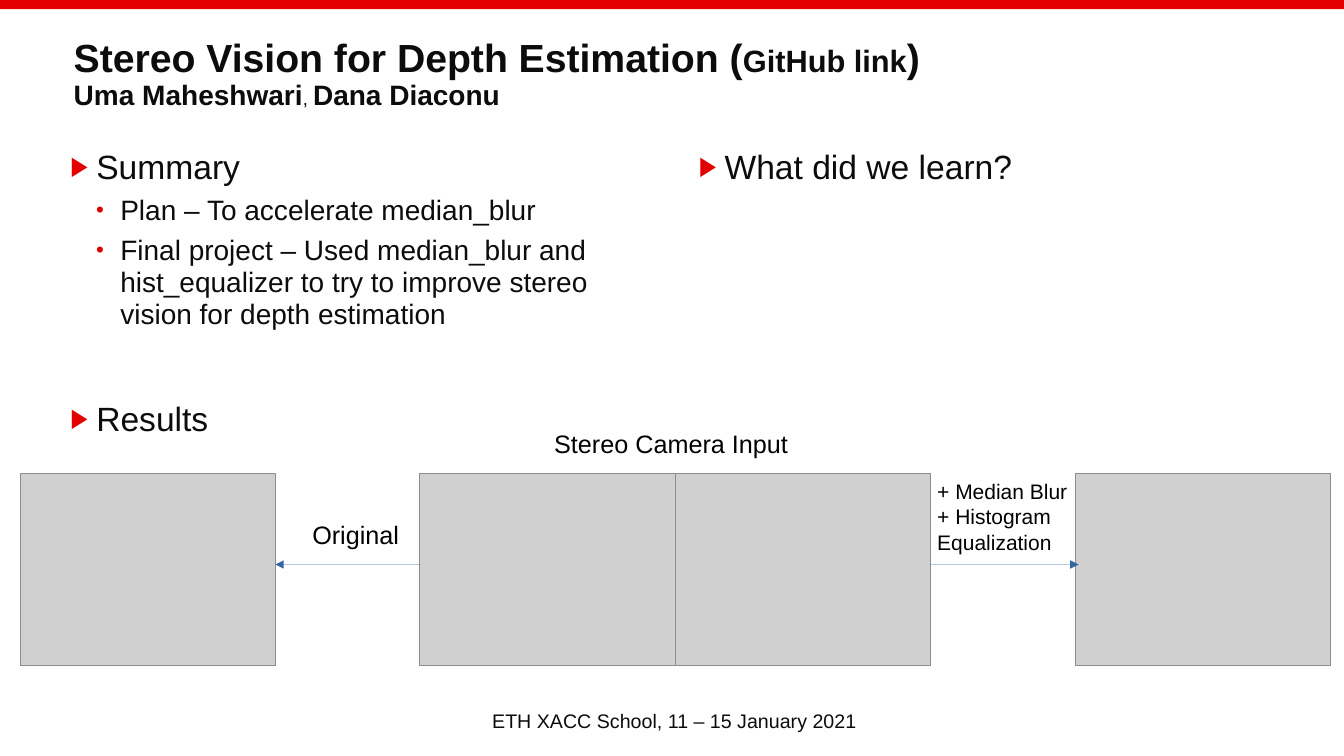
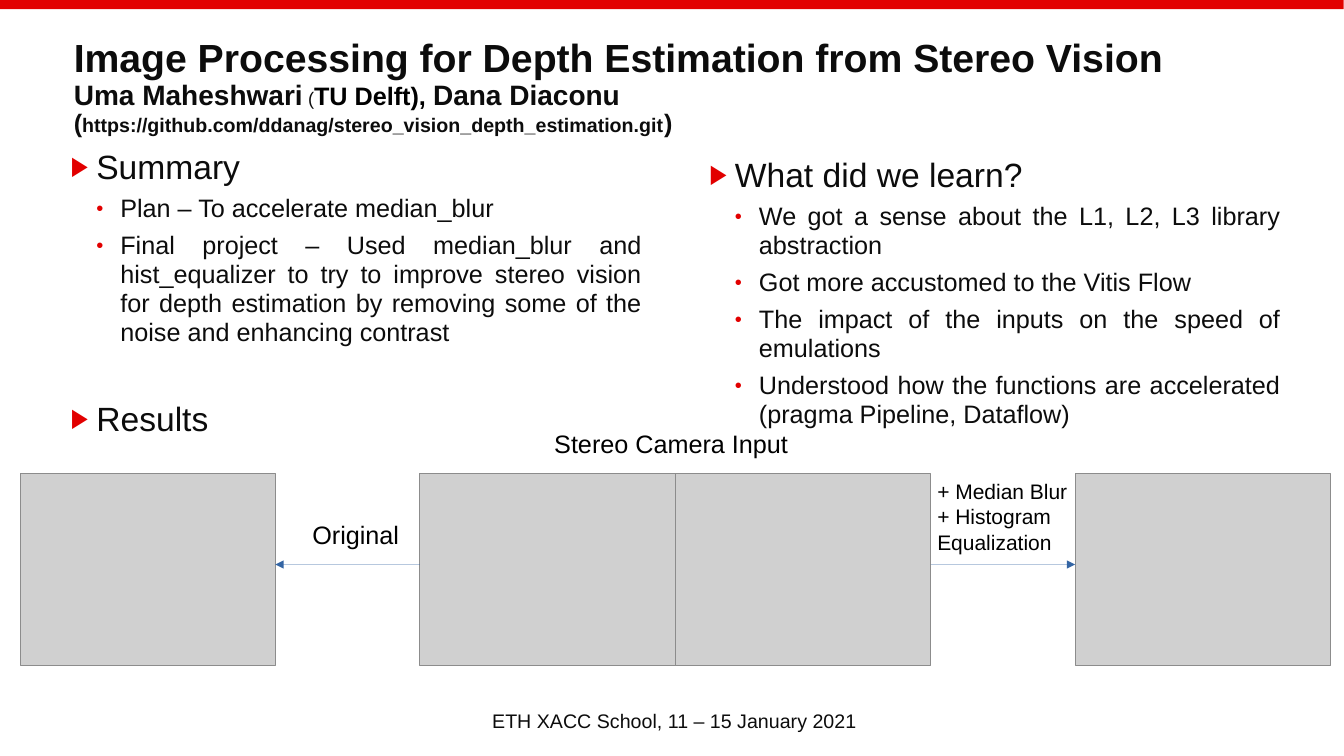
Before and after one commit to ddanag/stereo_vision_depth_estimation, a slide deck: slide 1 of stereo_vision_depth_est.pptx. Drawn at 1344x756 pixels with LibreOffice and Linux fonts; fonts in the diff are those of the drawing; grey boxes stand for pictures; background and template pictures are left out. Boxes give left, top, right and bottom in pixels: in the first picture for what was removed or moved away, otherwise in the second. Text is boxed around its words. In the diff, an @@ line names an element or a change of style, - is before the commit and + after.

```diff
--- a/stereo_vision_depth_est.pptx
+++ b/stereo_vision_depth_est.pptx
@@ text at (x1=74, y1=43, x2=1163, y2=136): text changed; size 28 to 14 pt @@
-Stereo Vision for Depth Estimation (GitHub link)
-Uma Maheshwari, Dana Diaconu
+Image Processing for Depth Estimation from Stereo Vision
+Uma Maheshwari (TU Delft), Dana Diaconu (https://github.com/ddanag/stereo_vision_depth_estimation.git)
@@ text "What did we learn?" moved from (x1=725, y1=154, x2=1012, y2=180) to (x1=735, y1=162, x2=1280, y2=429) @@
@@ text at (x1=96, y1=155, x2=494, y2=222): size 20 to 18 pt in "Plan – To accelerate median_blur"; indent changed; alignment left to justified @@
@@ text at (x1=735, y1=162, x2=1022, y2=188): indent changed @@
@@ text at (x1=759, y1=206, x2=1280, y2=429): paragraphs added @@
+  • We got a sense about the L1, L2, L3 library abstraction
+  • Got more accustomed to the Vitis Flow
+  • The impact of the inputs on the speed of emulations
+  • Understood how the functions are accelerated (pragma Pipeline, Dataflow)
@@ text at (x1=120, y1=235, x2=641, y2=346): text changed; size 20 to 18 pt @@
-  • Final project – Used median_blur and hist_equalizer to try to improve stereo vision for depth estimation
+  • Final project – Used median_blur and hist_equalizer to try to improve stereo vision for depth estimation by removing some of the noise and enhancing contrast
@@ text "Results" at (x1=96, y1=406, x2=208, y2=432): indent changed @@
@@ arrow moved from (931, 565) - (1079, 565) to (931, 565) - (1076, 565) @@
```
Also in this commit, not shown: 3 slides removed.
